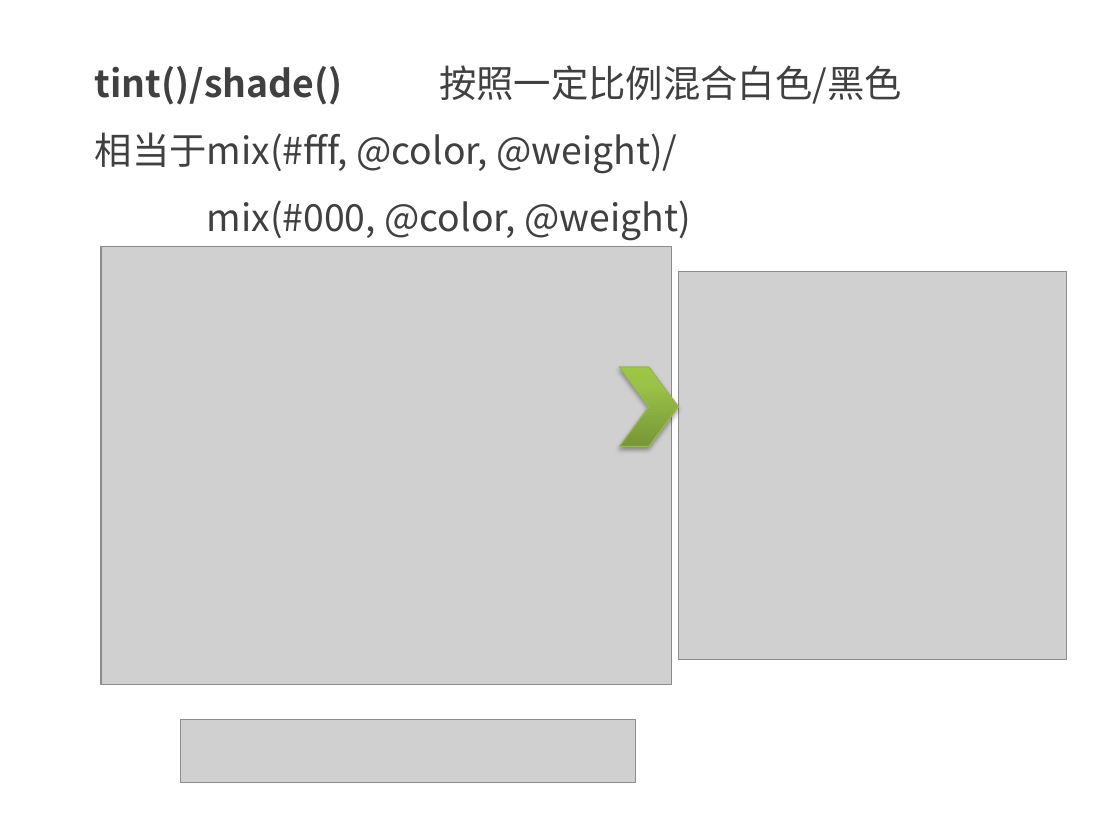
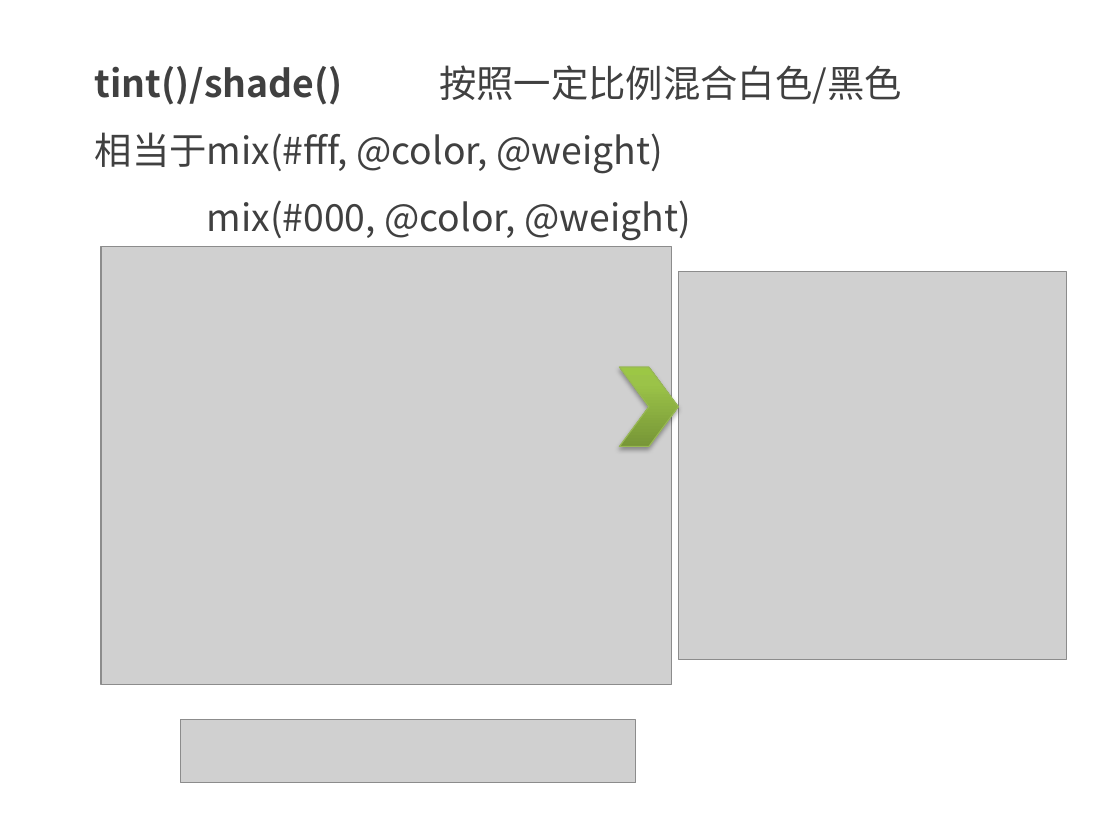
Before and after one commit to kong66/less-class, a slide deck: slide 10 of less-8-函数2.pptx. Drawn at 1120x840 pixels with LibreOffice and Linux fonts; fonts in the diff are those of the drawing; grey boxes stand for pictures. Boxes give left, top, right and bottom in pixels: in the first picture for what was removed or moved away, otherwise in the second. Text is boxed around its words. In the diff, an @@ line names an element or a change of style, - is before the commit and + after.

```diff
--- a/less-8-函数2.pptx
+++ b/less-8-函数2.pptx
@@ text at box(95, 132, 663, 174): text changed @@
-相当于mix(#fff, @color, @weight)/
+相当于mix(#fff, @color, @weight)
```
Also in this commit, not shown: 8 other files.
